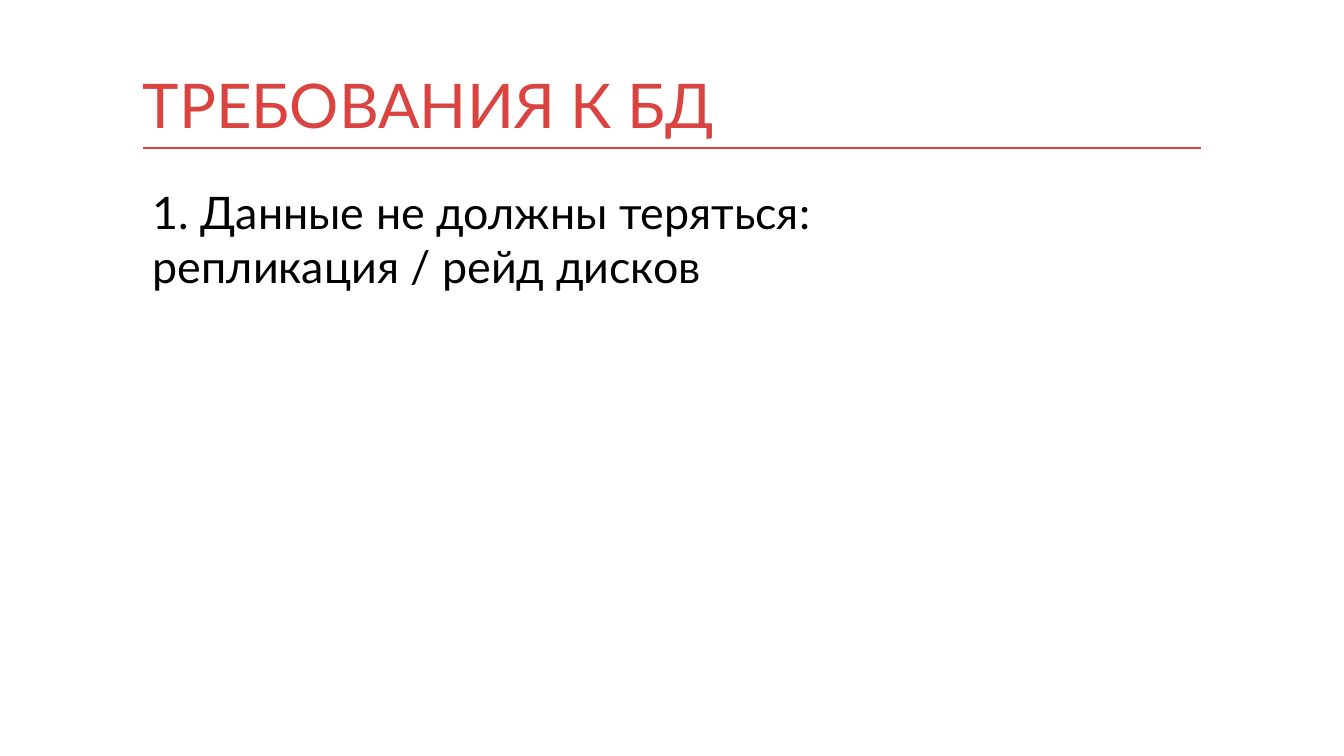
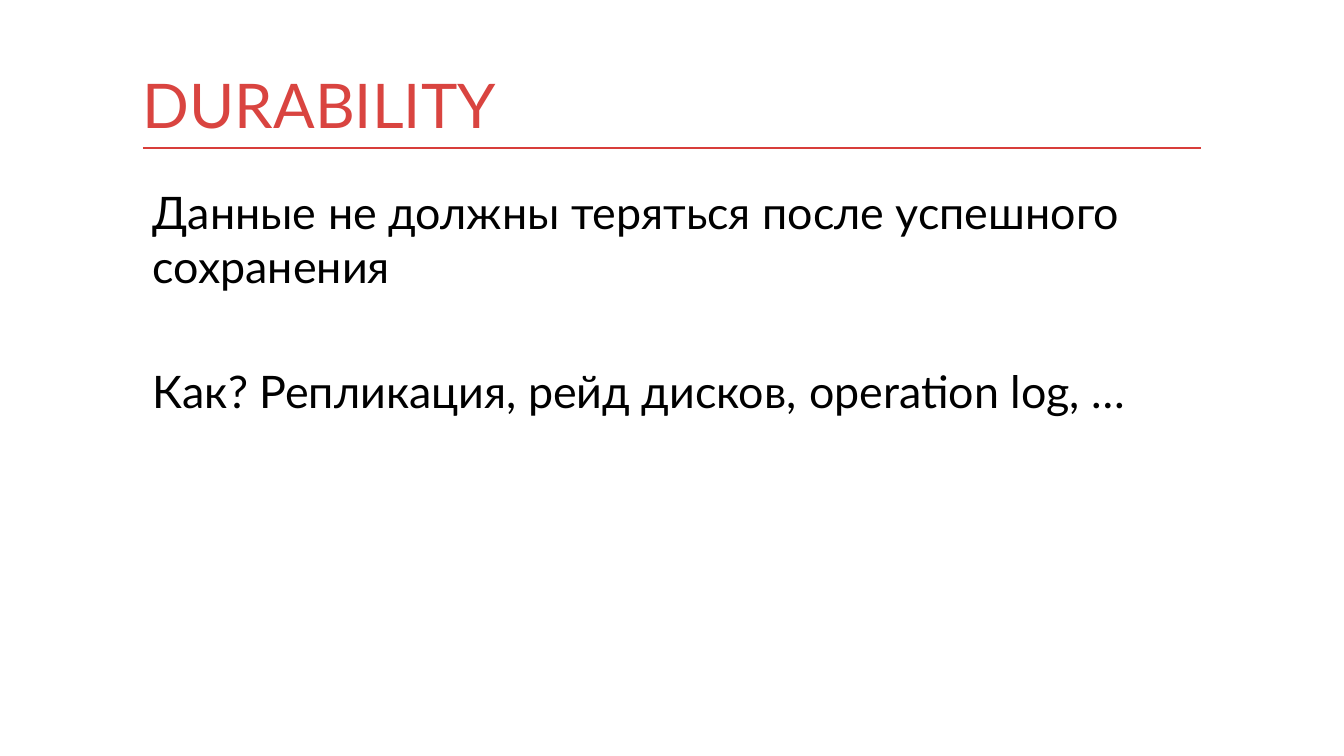
Before and after one commit to mnenorm74/web-game, a slide deck: slide 13 of db.pptx (slide 10 before the commit). Drawn at 1344x756 pixels with LibreOffice and Linux fonts; fonts in the diff are those of the drawing. Boxes give left, top, right and bottom in pixels: in the first picture for what was removed or moved away, otherwise in the second. Text is boxed around its words. In the diff, an @@ line names an element or a change of style, - is before the commit and + after.

```diff
--- a/db.pptx
+++ b/db.pptx
@@ title at [143,84,496,129]: text changed @@
-ТРЕБОВАНИЯ К БД
+DURABILITY
@@ text at [153,197,1119,417]: text changed @@
-1. Данные не должны теряться:
-репликация / рейд дисков
+Данные не должны теряться после успешного сохранения
+Как? Репликация, рейд дисков, operation log, …
```
Also in this commit, not shown: 39 other slides changed, 28 slides added, 3 slides removed, 2 other files.
